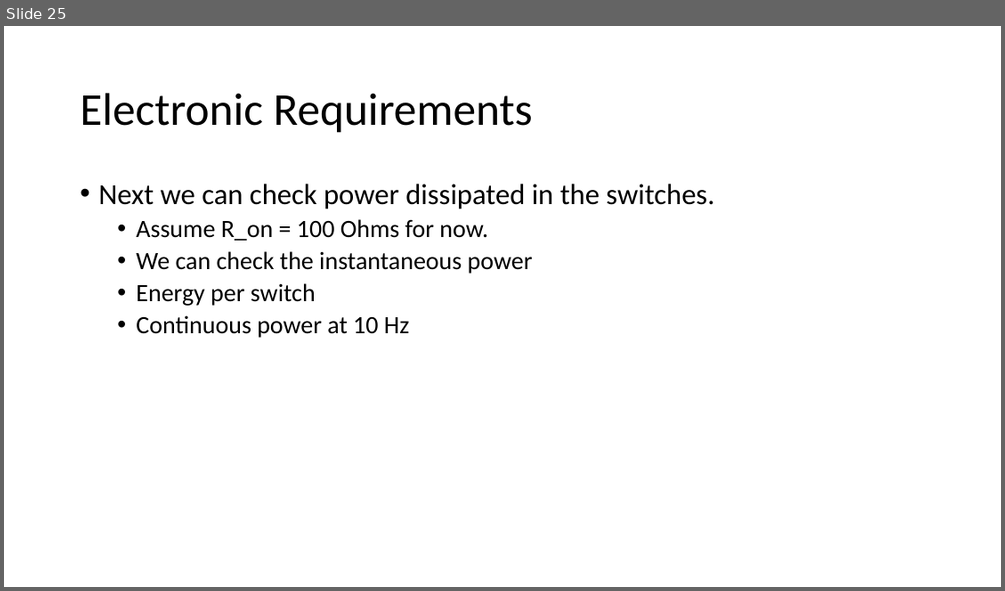
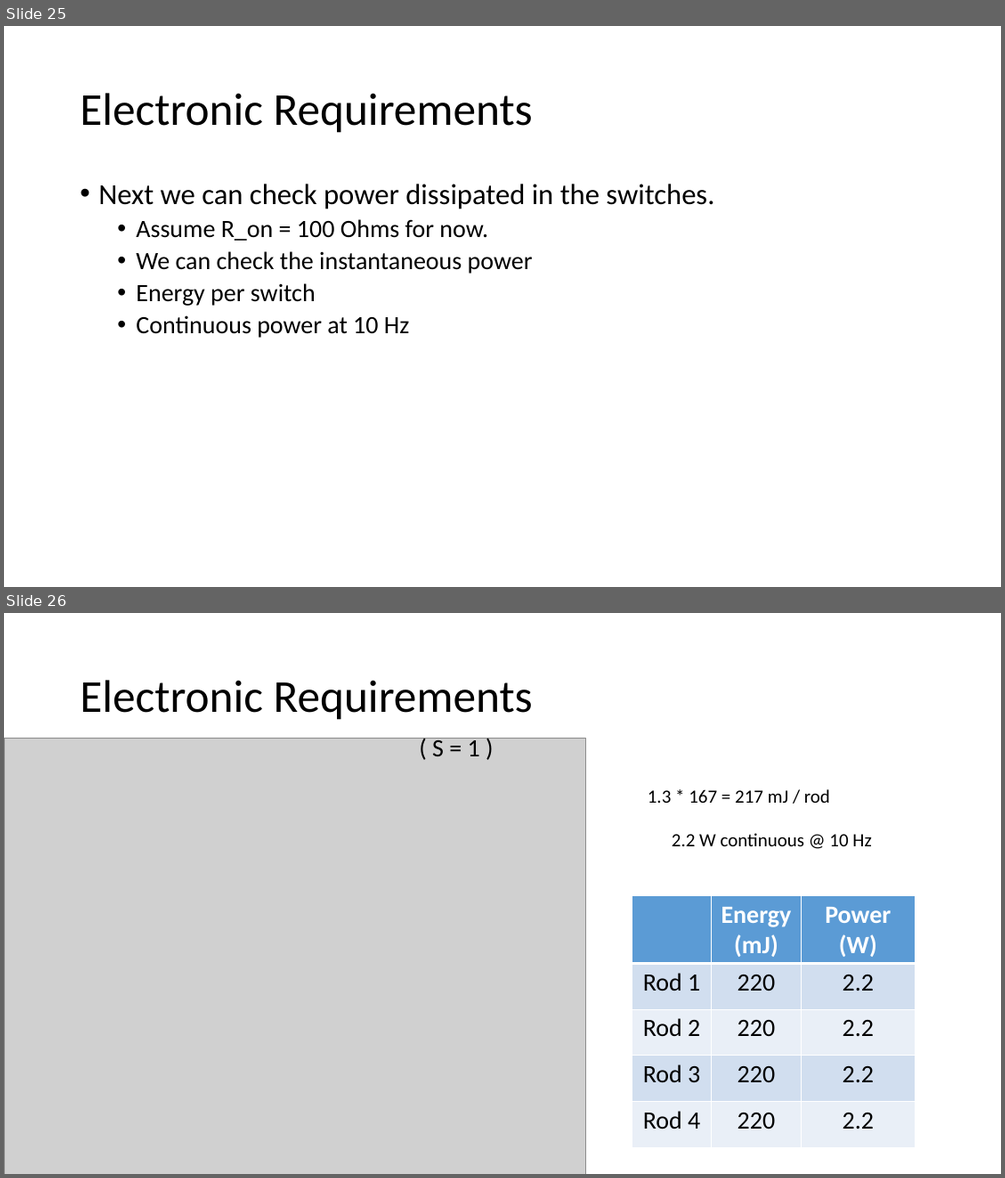
Before and after one commit to dreens/alternate-charging, a slide deck: Alternate Charging XSF2.pptx. Shown one above the other, each under a label of ours: slide 25 before the commit, slides 25 and 26 after it. The pictures are 1005x591 and 1005x1178 pixels, drawn with LibreOffice and Linux fonts; fonts in the diff are those of the drawing; grey boxes stand for pictures. Boxes give left, top, right and bottom in pixels: in the first picture for what was removed or moved away, otherwise in the second. Text is boxed around its words. In the diff, an @@ line names an element or a change of style, - is before the commit and + after.

```diff
--- a/Alternate Charging XSF2.pptx
+++ b/Alternate Charging XSF2.pptx
@@ slide 26 added at (x1=4, y1=613, x2=1001, y2=1174), background #FFFFFF @@
@@ title added at (x1=80, y1=680, x2=533, y2=720), 44 pt, text #000000 @@
+Electronic Requirements
@@ picture added at (x1=4, y1=738, x2=586, y2=1174) @@
@@ text added at (x1=432, y1=736, x2=480, y2=756), 24 pt, text #000000 @@
+( S = 1 )
@@ text added at (x1=647, y1=789, x2=830, y2=803), 18 pt, text #000000 @@
+1.3 * 167 = 217 mJ / rod
@@ text added at (x1=672, y1=833, x2=871, y2=846), 18 pt, text #000000 @@
+2.2 W continuous @ 10 Hz
@@ table added at (x1=632, y1=896, x2=915, y2=1147), 5 rows, 3 columns @@
+ | Energy (mJ) | Power (W)
+Rod 1 | 220 | 2.2
+Rod 2 | 220 | 2.2
+Rod 3 | 220 | 2.2
+Rod 4 | 220 | 2.2
```
Also in this commit, not shown: 3 slides changed, 7 other slides added, 1 slide removed, 8 other files.
